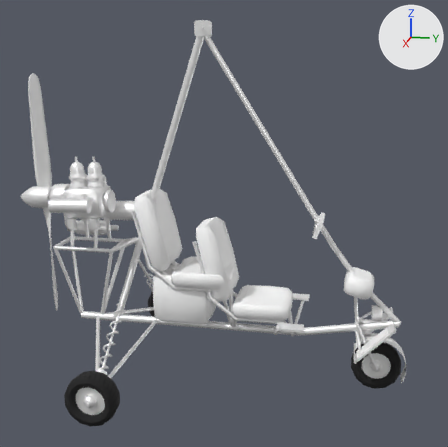
One commit to the Blender file assets/source/trike/trike.blend: the scene before it, then after it.
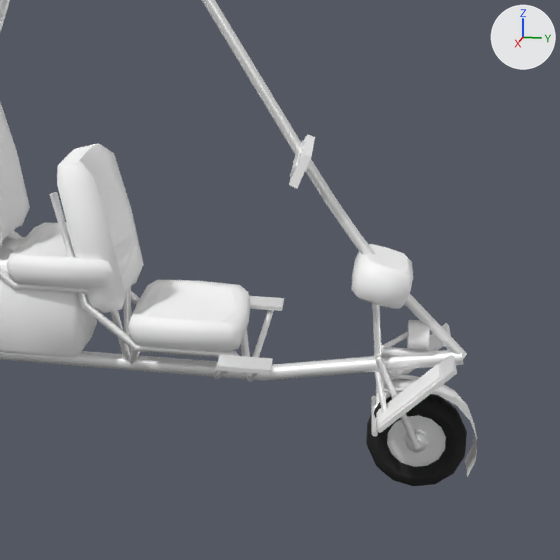
Old and new are each drawn whole from a camera (50 mm lens) standing at (4.22, 0.99, -0.28) and looking at (0.01, 0.14, -1.34) and again close up on the part from 37% to 100% of the width and 32% to 95% of the height. The lights are fixed; the arrows at upper right show +X, +Y and +Z. The older version's two pictures come first. Objects named as collision shapes, trigger or cutter boxes, shadow casters or lower levels of detail are left out.

Script lines for the objects in view, before the commit:
```python
me_trike_lod0 = bpy.data.meshes.new('Trike_LOD0')
me_trike_lod0.from_pydata(...)  # 4113 vertices, 1919 faces; spans x -0.93..0.93, y -1.12..1.46, z -2.5..0.04
# faces by material slot: [1215, 156, 212, 336]
me_trike_lod0.materials.append(mat_metal)  # white #ffffff
me_trike_lod0.materials.append(mat_composite)  # white #ffffff
me_trike_lod0.materials.append(mat_soft)  # white #ffffff
me_trike_lod0.materials.append(mat_wheel)  # picture img_wheel_tire
ob_trike_lod0 = bpy.data.objects.new('Trike_LOD0', me_trike_lod0)
ob_trike_lod0.location = (0.0, 0.0, 0.0)
```
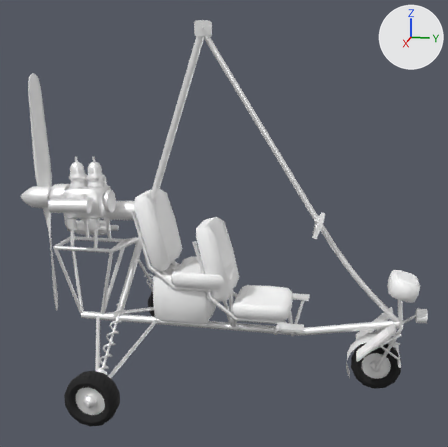
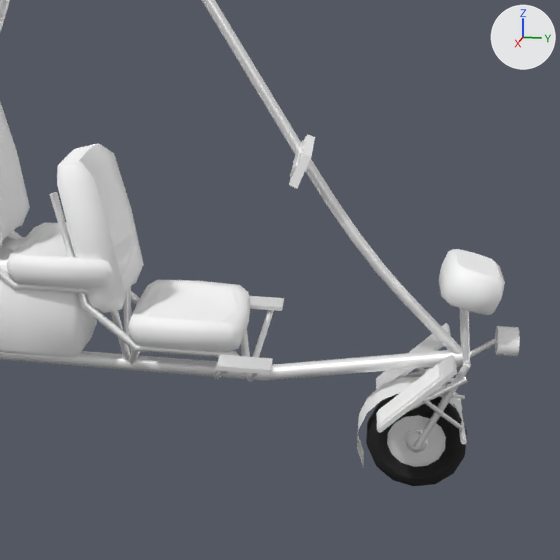
Location of each change, (x1, y1, x2, y2) in pixels of the close-ups (560 x 560 px; the box of a moved part takes in the faces that stretch with it):
'Trike_LOD0', reshaped
    before: (0, 0, 477, 486)
    after: (0, 0, 520, 486)
part 1 of me_trike_lod0, moved or reshaped
    before: (376, 376, 477, 477)
    after: (357, 377, 462, 465)
part 2 of me_trike_lod0, moved or reshaped (mostly hidden afterwards)
    before: (377, 371, 414, 380)
    after: (447, 378, 455, 382)
part 3 of me_trike_lod0, moved or reshaped
    before: (376, 387, 407, 393)
    after: (435, 390, 465, 400)
part 4 of me_trike_lod0, moved or reshaped
    before: (371, 396, 378, 434)
    after: (455, 406, 467, 441)
part 5 of me_trike_lod0, moved or reshaped
    before: (372, 432, 378, 437)
    after: (461, 439, 467, 444)
part 6 of me_trike_lod0, moved or reshaped (not visible before)
    after: (460, 308, 463, 349)
part 7 of me_trike_lod0, moved or reshaped
    before: (372, 303, 382, 356)
    after: (462, 309, 470, 362)
part 8 of me_trike_lod0, moved or reshaped
    before: (352, 244, 413, 309)
    after: (439, 249, 505, 315)
part 9 of me_trike_lod0, moved or reshaped
    before: (368, 244, 409, 271)
    after: (456, 249, 500, 277)
part 10 of me_trike_lod0, moved or reshaped
    before: (381, 332, 408, 349)
    after: (470, 339, 497, 358)
part 11 of me_trike_lod0, added
    after: (496, 326, 520, 356)
part 12 of me_trike_lod0, deleted
    before: (381, 320, 441, 356)
part 13 of me_trike_lod0, moved or reshaped
    before: (374, 343, 420, 449)
    after: (405, 327, 498, 449)

The change, as a diff of the scene's bpy script:
```diff
--- a/assets/source/trike/trike.blend.py
+++ b/assets/source/trike/trike.blend.py
@@ me_trike_lod0 @@
 # used by ob_trike_lod0; location = (0.0, 0.0, 0.0)
-me_trike_lod0.from_pydata(...)  # 4113 vertices, 1919 faces; spans x -0.93..0.93, y -1.12..1.46, z -2.5..0.04
+me_trike_lod0.from_pydata(...)  # 4089 vertices, 1911 faces; spans x -0.93..0.93, y -1.12..1.57, z -2.5..0.04
+# me_trike_lod0 part 1: the loose piece of 36 vertices spanning x -0.06..0.06, y 1.1..1.46, z -2.43..-2.11 is mirrored in y about its middle, then moved by (0.0, -0.06, 0.0)
+# me_trike_lod0 part 2: the loose piece of 10 vertices spanning x -0.08..-0.04, y 1.1..1.23, z -2.13..-2.11 is turned -154.8 degrees about the z axis through its middle, then moved by (0.0, 0.17, 0.0)
+# me_trike_lod0 part 3: the loose piece of 10 vertices spanning x 0.04..0.08, y 1.1..1.23, z -2.13..-2.11 is turned 154.8 degrees about the z axis through its middle, then moved by (0.0, 0.17, 0.0)
+# me_trike_lod0 part 4: the loose piece of 12 vertices spanning x -0.15..0.15, y 1.09..1.11, z -2.26..-2.24 is moved by (0.0, 0.3, 0.0)
+# me_trike_lod0 part 5: the loose piece of 6 vertices spanning x 0.15, y 1.09..1.11, z -2.26..-2.24 is moved by (0.0, 0.3, 0.0)
+# me_trike_lod0 part 6: the loose piece of 12 vertices spanning x -0.07..-0.04, y 1.07..1.11, z -2.0..-1.78 is moved by (0.0, 0.3, 0.0)
+# me_trike_lod0 part 7: the loose piece of 12 vertices spanning x 0.04..0.07, y 1.07..1.11, z -2.0..-1.78 is moved by (0.0, 0.3, 0.0)
+# me_trike_lod0 part 8: the loose piece of 50 vertices spanning x -0.15..0.15, y 1.0..1.2, z -1.81..-1.63 is moved by (0.0, 0.3, 0.0)
+# me_trike_lod0 part 9: the loose piece of 10 vertices spanning x -0.11..0.11, y 1.05..1.19, z -1.67..-1.63 is moved by (0.0, 0.3, 0.0)
+# me_trike_lod0 part 10: the loose piece of 10 vertices spanning x -0.01..0.01, y 1.09..1.21, z -2.01..-1.92 is moved by (0.0, 0.3, 0.0)
+# me_trike_lod0 part 11: a new loose piece of 20 vertices spanning x -0.05..0.05, y 1.5..1.57, z -1.98..-1.88, in mat_composite (white #ffffff)
+# me_trike_lod0 part 12: 7 loose pieces with 69 vertices, spanning x -0.08..0.05, y 1.09..1.39, z -2.26..-1.88, are deleted
+# me_trike_lod0 part 13: 12 vertices moved from x -0.16..0.16, y 1.1..1.24, z -2.1..-2.0 to x -0.16..0.16, y 1.23..1.4, z -2.1..-2.0; 74 vertices removed from x -0.16..0.16, y 1.09..1.26, z -2.33..-2.0; 99 vertices added at x -0.16..0.16, y 1.13..1.57, z -2.33..-1.88
+# other edits to the shape of me_trike_lod0 do not show in these pictures
 me_trike_lod0.materials.append(mat_metal)
```
